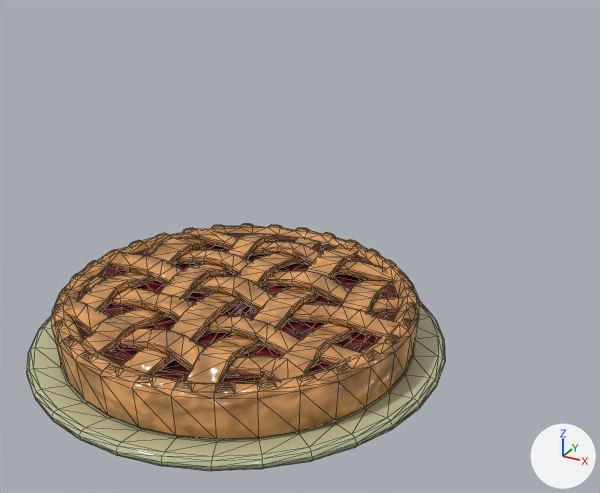
Two versions of the glTF model barquito/menu/tarta.glb, one commit apart.
Both versions are drawn from a 50 mm camera at (34.4, -51.8, 36.6) aimed at (4.2, 3.1, 9.1). Arrows for +X, +Y and +Z are at lower right; the lights stay in place. Mesh edges are drawn as thin lines. Where no turn or scale is listed for an object, it has been applied to the vertices.

Names of what the first picture shows: 'Pie_Main_Pie_Mass_0', 'Pie_Plate_GlassOpaque_0', 'Pie_Top_Cross_Pie_Mass_0'.
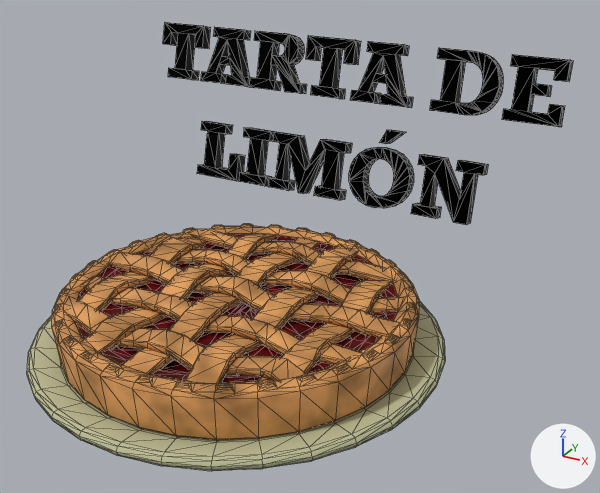
The newer file is also rescaled (x0.0148), turned or shifted as a whole; pictures and numbers use the older file's frame.

Changed parts and their boxes [x1, y1, x2, y2] in the pictures (600 x 493 px):
'Pie_Top_Cross_Pie_Mass_0', recoloured
    both: [67, 233, 402, 384]
'mesh_id50', added
    after: [163, 22, 573, 127]
'mesh_id51', added
    after: [197, 121, 488, 225]

Diff of the bpy script that builds the scene:
```diff
--- a/barquito/menu/tarta.glb.py
+++ b/barquito/menu/tarta.glb.py
@@ img_image_9 @@
+img_image_9 = load_image('Image_9', '_unpacked/Image_9', 8, 8, 'sRGB')
@@ img_image_8 @@
+img_image_8 = load_image('Image_8', '_unpacked/Image_8', 8, 8, 'sRGB')
@@ mat_51 @@
+mat_51 = bpy.data.materials.new('51')
+# uses the picture img_image_0
+# uses the picture img_image_1
@@ mat_95 @@
+mat_95 = bpy.data.materials.new('95')
+# uses the picture img_image_8
+# uses the picture img_image_9
@@ mat_93 @@
+mat_93 = bpy.data.materials.new('93')
+# uses the picture img_image_8
+# uses the picture img_image_9
@@ me_pie_top_cross_pie_mass_0 @@
 me_pie_top_cross_pie_mass_0.from_pydata(...)  # 806 vertices, 1568 faces; spans x -14.1..13.8, y -14.0..14.2, z 5.2..6.9
-me_pie_top_cross_pie_mass_0.materials.append(mat_pie_mass)
+me_pie_top_cross_pie_mass_0.materials.append(mat_51)
@@ me_mesh_id51 @@
+me_mesh_id51.from_pydata(...)  # 250 vertices, 480 faces; spans x 0.2..30.4, y 0.0..2.9, z -0.4..7.1
+me_mesh_id51.materials.append(mat_95)
@@ me_mesh_id50 @@
+me_mesh_id50.from_pydata(...)  # 380 vertices, 748 faces; spans x 0.2..41.9, y 0.0..2.5, z -0.3..5.4
+me_mesh_id50.materials.append(mat_93)
@@ ob_mesh_id51 @@
+ob_mesh_id51 = bpy.data.objects.new('mesh_id51', me_mesh_id51)
+ob_mesh_id51.location = (-15.47, 15.96, 8.42)
@@ ob_mesh_id50 @@
+ob_mesh_id50 = bpy.data.objects.new('mesh_id50', me_mesh_id50)
+ob_mesh_id50.location = (-21.22, 18.19, 17.72)
```
